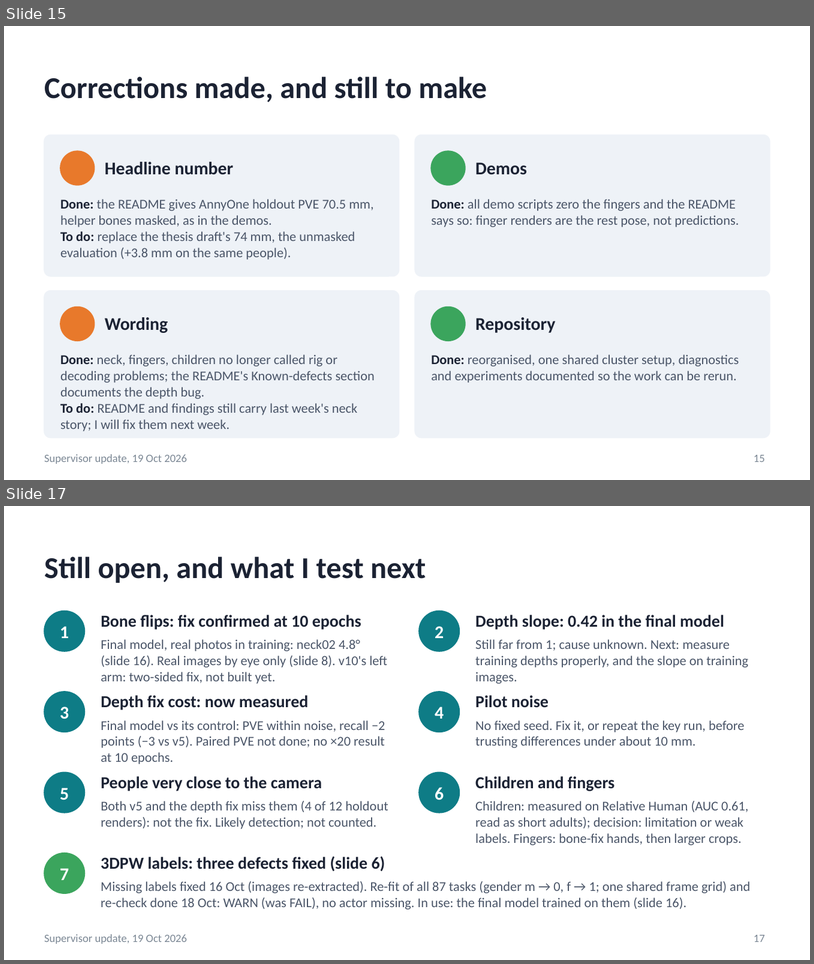
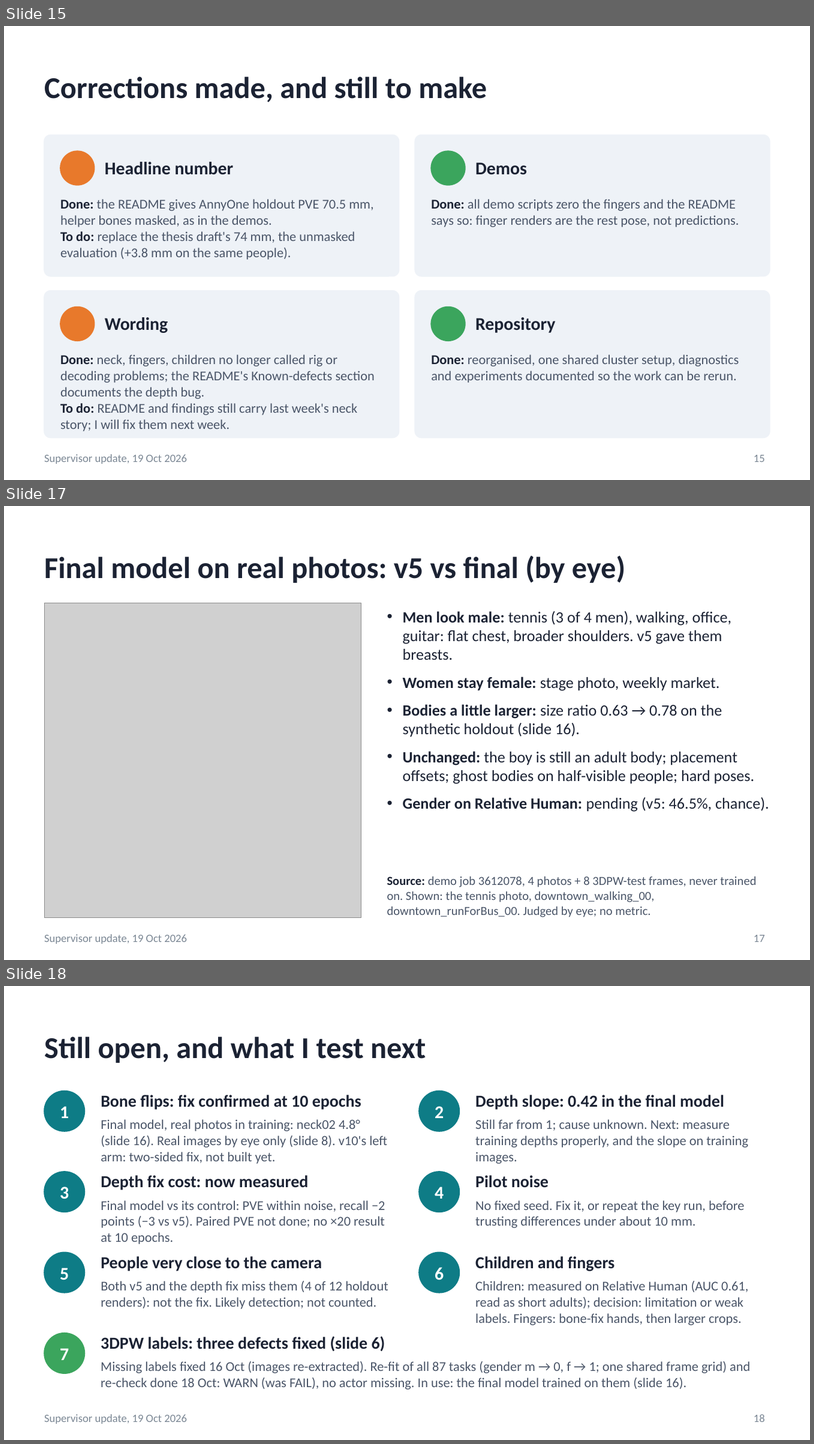
Before and after one commit to saadnajib/Multi-Person-Whole-Body-Human-Mesh-Recovery-in-a-Single-Shot-with-Annyone-dataset-and-3dpw-dataset, a slide deck: docs/supervisor_update_2026-10-16.pptx. Shown one above the other, each under a label of ours: slides 15 and 17 before the commit, slides 15, 17 and 18 after it; the slides between them are not shown. The pictures are 814x964 and 814x1444 pixels, drawn with LibreOffice and Linux fonts; fonts in the diff are those of the drawing; grey boxes stand for pictures. Boxes give left, top, right and bottom in pixels: in the first picture for what was removed or moved away, otherwise in the second. Text is boxed around its words. In the diff, an @@ line names an element or a change of style, - is before the commit and + after.

```diff
--- a/docs/supervisor_update_2026-10-16.pptx
+++ b/docs/supervisor_update_2026-10-16.pptx
@@ slide 17 added at (4, 506, 810, 960), background #FFFFFF; not listed: 1 template element that a slide beside it also shows @@
@@ title added at (44, 555, 626, 583), 27 pt, text #1B2233, bold @@
+Final model on real photos: v5 vs final (by eye)
@@ picture added at (44, 603, 361, 917) @@
@@ text added at (403, 611, 770, 811), 14 pt, text #1B2233 @@
+• Men look male: tennis (3 of 4 men), walking, office, guitar: flat chest, broader shoulders. v5 gave them breasts.
+• Women stay female: stage photo, weekly market.
+• Bodies a little larger: size ratio 0.63 → 0.78 on the synthetic holdout (slide 16).
+• Unchanged: the boy is still an adult body; placement offsets; ghost bodies on half-visible people; hard poses.
+• Gender on Relative Human: pending (v5: 46.5%, chance).
@@ text added at (387, 876, 756, 917), 11 pt, text #4A5568 @@
+Source: demo job 3612078, 4 photos + 8 3DPW-test frames, never trained on. Shown: the tennis photo, downtown_walking_00, downtown_runForBus_00. Judged by eye; no metric.
@@ page number added at (754, 934, 765, 942), 10 pt, text #7B8794 @@
+17
@@ what was slide 17 is now slide 18 @@
@@ page number at (754, 1414, 765, 1422): text changed @@
-17
+18
```
Also in this commit, not shown: 2 slides changed, 4 other files.
